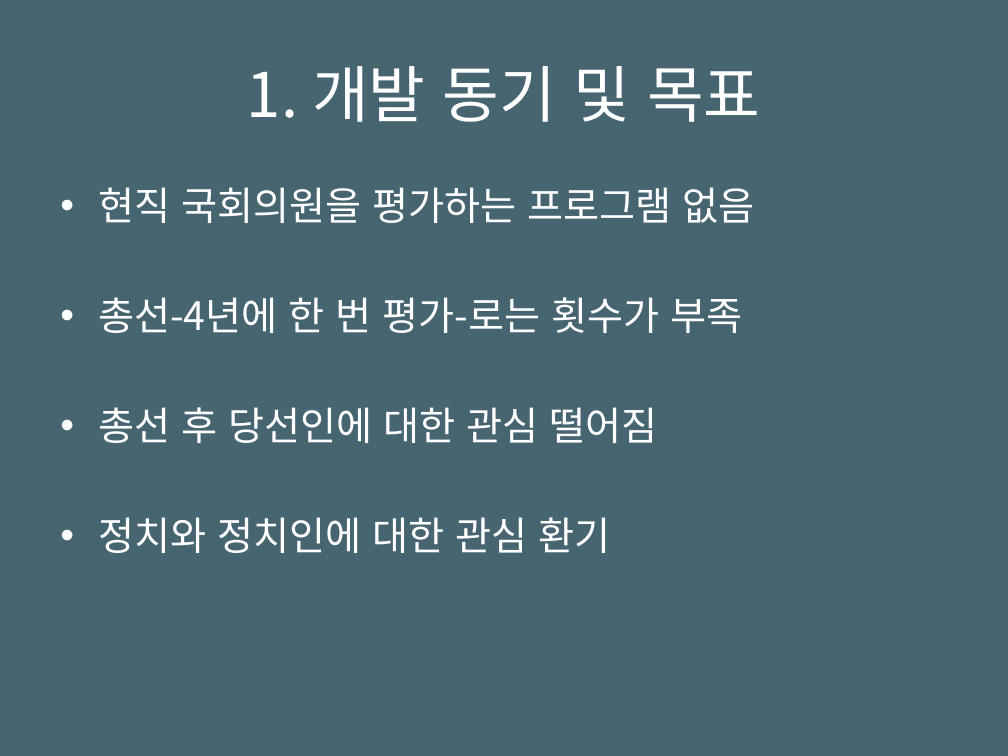
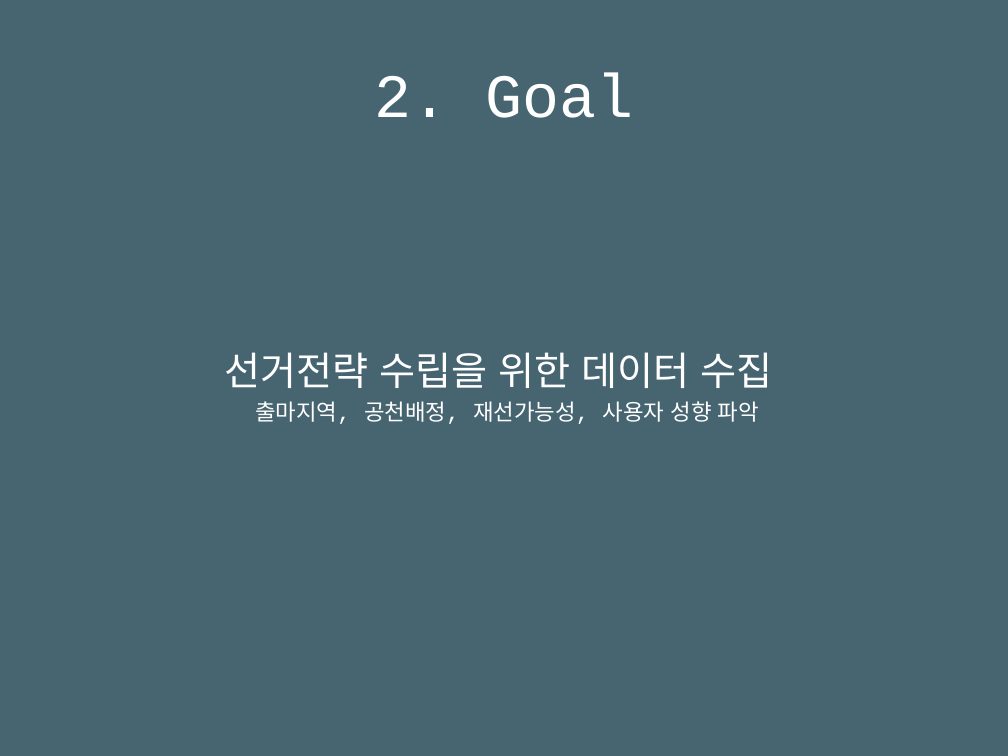
Before and after one commit to csheesun/Politico-Review, a slide deck: slide 3 of PoliticoReview_docs/발표자료(Presentation Meterials)_1410641_이희선.pptx. Drawn at 1008x756 pixels with LibreOffice and Linux fonts; fonts in the diff are those of the drawing. Boxes give left, top, right and bottom in pixels: in the first picture for what was removed or moved away, otherwise in the second. Text is boxed around its words. In the diff, an @@ line names an element or a change of style, - is before the commit and + after.

```diff
--- a/PoliticoReview_docs/발표자료(Presentation Meterials)_1410641_이희선.pptx
+++ b/PoliticoReview_docs/발표자료(Presentation Meterials)_1410641_이희선.pptx
@@ title at [375, 74, 633, 118]: text changed; font Noto Sans CJK KR to Courier New @@
-1. 개발 동기 및 목표
+2. Goal
@@ text at [224, 352, 772, 424]: text changed; size 28 to 16 pt; font Noto Sans CJK KR to Courier New @@
-• 현직 국회의원을 평가하는 프로그램 없음
-• 총선-4년에 한 번 평가-로는 횟수가 부족
-• 총선 후 당선인에 대한 관심 떨어짐
-• 정치와 정치인에 대한 관심 환기
+선거전략 수립을 위한 데이터 수집
+출마지역, 공천배정, 재선가능성, 사용자 성향 파악
```
Also in this commit, not shown: 7 other slides changed, 1 slide added, 1 slide removed, 13 other files.
